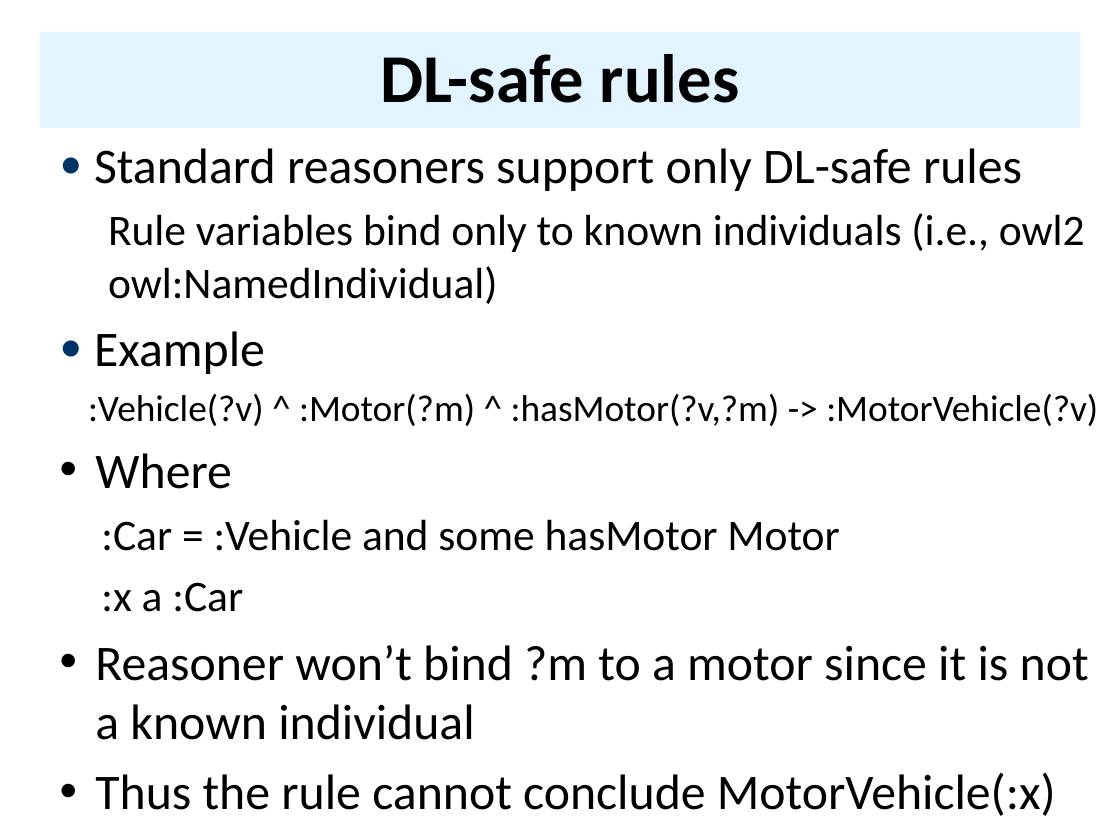
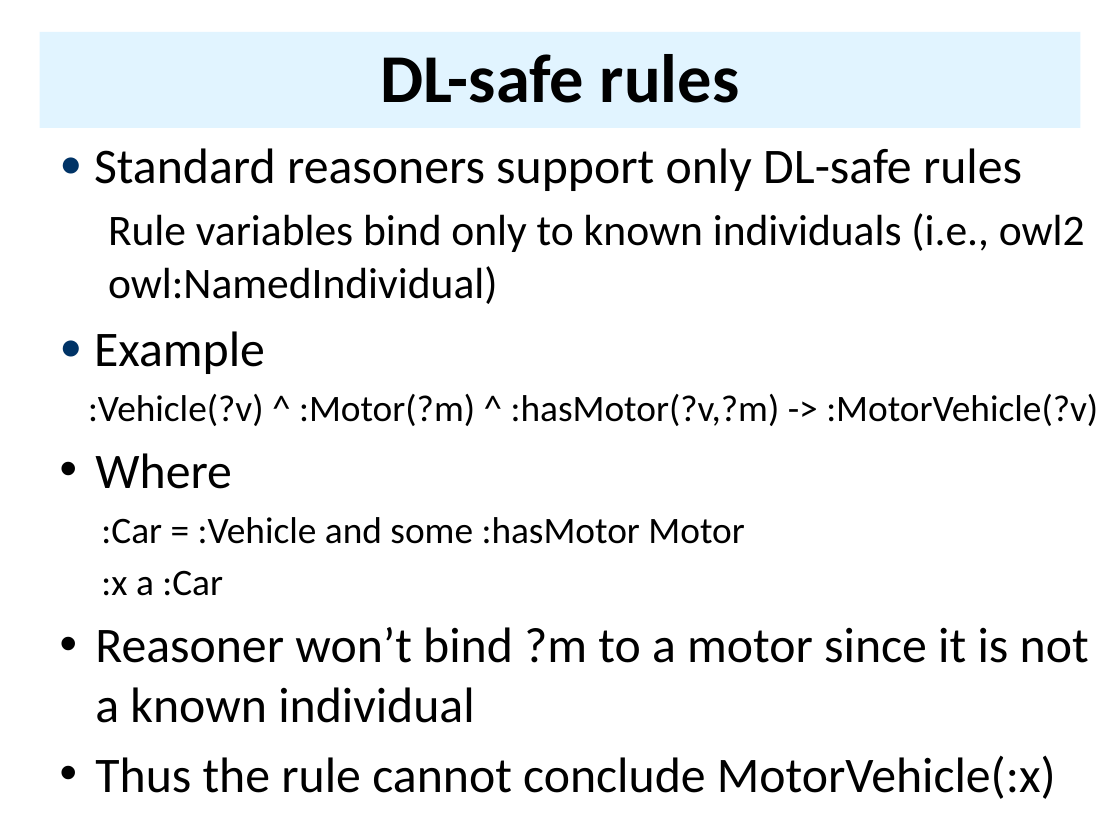
Before and after one commit to UMBC-CMSC-491-691-F19-Knowledge-Graphs/class_material, a slide deck: slide 22 of notes/14_rules/14_owl_rules.pptx (slide 21 before the commit). Drawn at 1120x840 pixels with LibreOffice and Linux fonts; fonts in the diff are those of the drawing. Boxes give left, top, right and bottom in pixels: in the first picture for what was removed or moved away, otherwise in the second. Text is boxed around its words. In the diff, an @@ line names an element or a change of style, - is before the commit and + after.

```diff
--- a/notes/14_rules/14_owl_rules.pptx
+++ b/notes/14_rules/14_owl_rules.pptx
@@ text at (x1=101, y1=517, x2=744, y2=544): text changed; size 28 to 24 pt @@
-    :Car = :Vehicle and some hasMotor Motor
+    :Car = :Vehicle and some :hasMotor Motor
@@ text at (x1=101, y1=570, x2=223, y2=596): size 28 to 24 pt in ":x a :Car" @@
```
Also in this commit, not shown: 8 other slides changed, 1 slide added, 5 other files.
